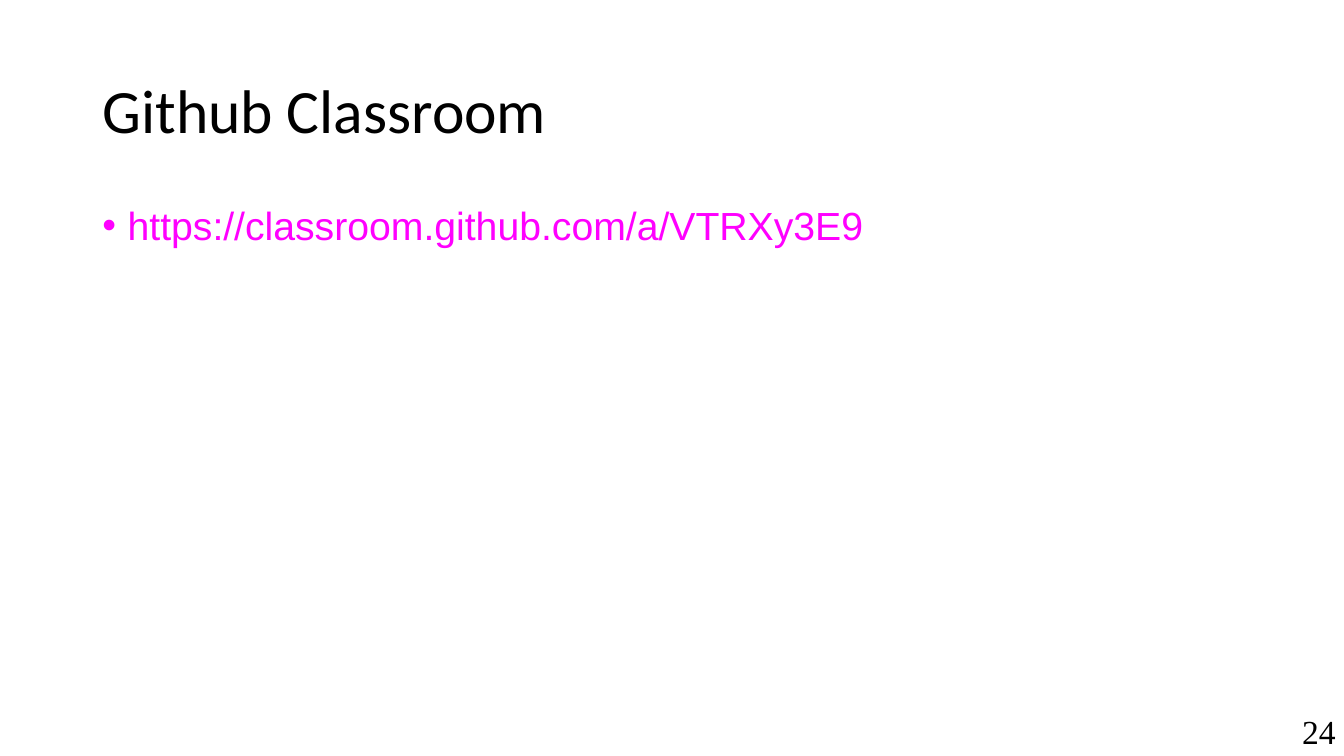
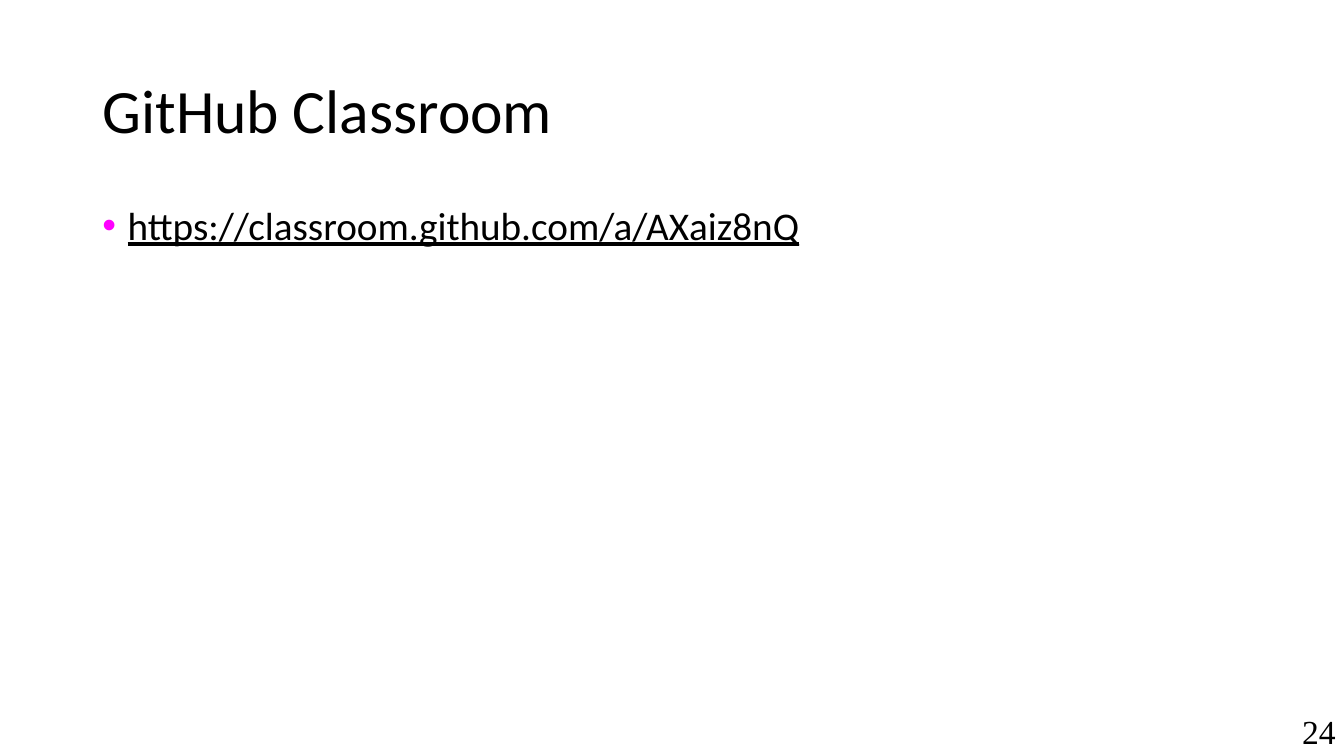
Before and after one commit to antoniobianchi333/cs408, a slide deck: slide 24 of labs/lab1/slides/lab1_intro.pptx. Drawn at 1344x756 pixels with LibreOffice and Linux fonts; fonts in the diff are those of the drawing. Boxes give left, top, right and bottom in pixels: in the first picture for what was removed or moved away, otherwise in the second. Text is boxed around its words. In the diff, an @@ line names an element or a change of style, - is before the commit and + after.

```diff
--- a/labs/lab1/slides/lab1_intro.pptx
+++ b/labs/lab1/slides/lab1_intro.pptx
@@ title at (102,90,552,134): text changed @@
-Github Classroom
+GitHub Classroom
@@ text at (128,212,799,247): text changed; font Arial to Calibri; text colour #FF00FF to #000000 @@
-• https://classroom.github.com/a/VTRXy3E9
+• https://classroom.github.com/a/AXaiz8nQ
```
Also in this commit, not shown: 4 other slides changed.
